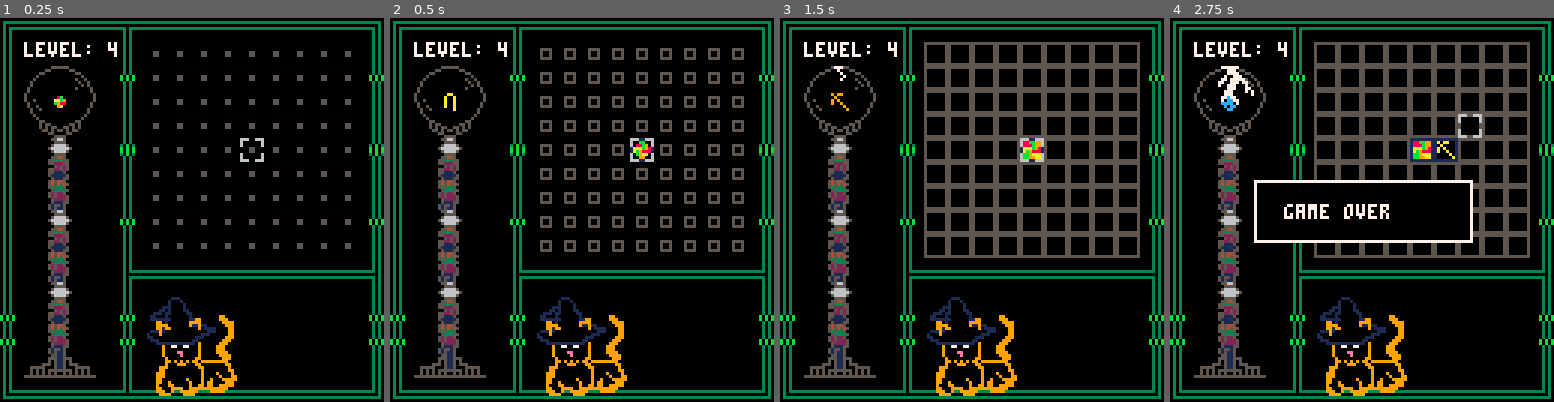
Above: before the commit, frames 1-4 (left to right).
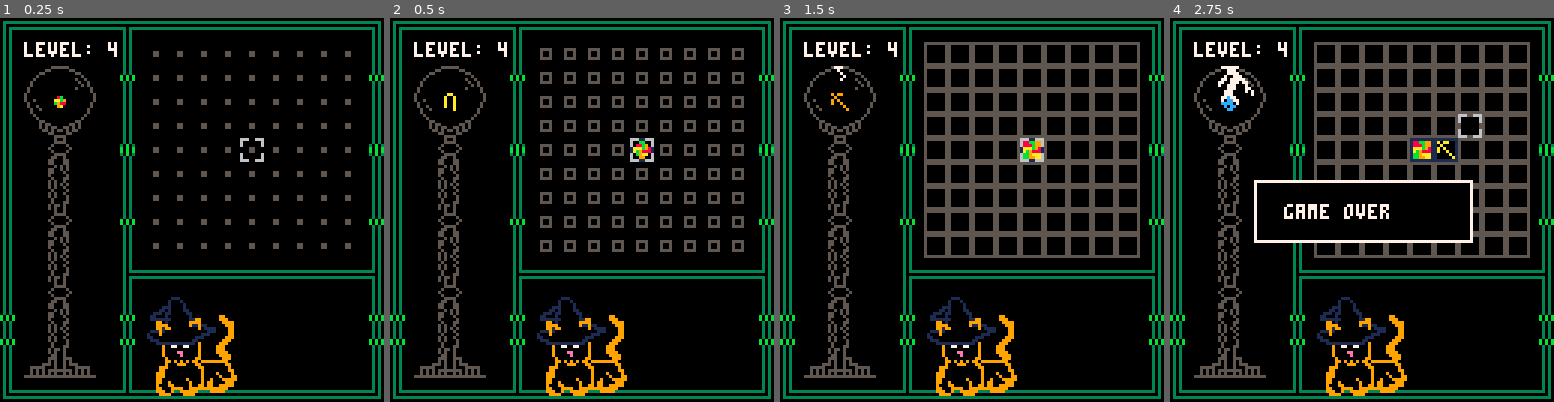
Above: after the commit, the same moments.

Repository: zvxr/wizardcat
Game: PICO-8 cartridge pixiepixie.p8
Same seed, same stepped clock (60 frames per second), same inputs: the game is played once before the commit and once after it.
Inputs:
- Up to frame 1 (0.25 s): no input
- Up to frame 2 (0.5 s): tap X (X key) at 0.33 s
- Up to frame 3 (1.5 s): tap O (Z key) at 0.7 s; tap X (X key) at 1.07 s
- Up to frame 4 (2.75 s): hold Right 1.6-2.1 s; tap O (Z key) at 1.7, 2.1, 2.5 s; tap X (X key) at 1.85 s; hold Up 2.15-2.42 s; hold Right from 2.47 s (still down)

The runs differ from the first frame. In frame 1, 1.4% of the frame differs, in the area x 13-18%, y 31-92%; in frame 2, 1.4%; in frame 3, 1.4%; in frame 4, 1.4%.

Commit message:
add staff

Diff:
--- a/game.lua
+++ b/game.lua
@@ -15,9 +15,10 @@
 function next_lv()
  lv+=1
  sfx(8)
- init_t()
  init_m()
  init_q()
+ init_s()
+ init_t()
 end
 
 function upd_input()
--- a/matrix.lua
+++ b/matrix.lua
@@ -32,7 +32,7 @@
  return true
 end
 
-function check_mlv()
+function check_mt()
  for y=1,9 do
   for x=1,9 do
    if m[y][x].g==1 then return end
@@ -84,6 +84,18 @@
   end
 end
 
+function count_mt()
+ local n=0
+ for y=1,9 do
+  for x=1,9 do
+   if m[y][x].g!=1 then
+    n+=1
+   end
+  end
+ end
+ return n
+end
+
 function put_p()
  local qp=q[q.f]
  if not empty_m(m[t.y][t.x]) or not check_m(qp,t.x,t.y) then
@@ -126,7 +138,7 @@
   sfx(7)
  end
  sfx(4)
- if check_mlv() then
+ if check_mt() then
   next_lv()
   return
  end
--- a/pixiepixie.p8
+++ b/pixiepixie.p8
@@ -7,12 +7,15 @@
 #include matrix.lua
 #include panel.lua
 #include queue.lua
+#include staff.lua
 
 t=nil
 m=nil
+lk=0
 lv=0
 q=nil
 sc=0
+s=nil
 ver = "2026.alpha1"
 
 function _draw()
@@ -20,6 +23,7 @@
   map()
   draw_lv()
   draw_m(get_lc())
+  draw_s()
   draw_t()
   draw_q()
   if q.d>=3 then
@@ -36,12 +40,14 @@
   init_t()
   init_m()
   init_q()
+  init_s()
 end
 
 function _update()
   upd_input()
   upd_m()
   upd_q()
+  upd_s()
 end
 
 __gfx__
@@ -53,14 +59,14 @@
 00700700500000056000000650505055505050055000500550000005050000500055550000000000000000000000000000000000000000000000000000000000
 00000000500000056000000655050505500500055000000550000005055555500000000000000000000000000000000000000000000000000000000000000000
 00000000555555556660066655555555555555555555555555555555000000000000000000000000000000000000000000000000000000000000000000000000
-00000000055555500000000005777550057777500000000005511500000000000556650000566500005665000056650000566500005665000303000000003030
+00000000055555500000000005777550057777500000000005511500000000000056650000566500005665000056650000566500005665000303000000003030
 00000005500000055000000050070005500770050000000055511555000000000055550000555500005555000055550000555500005555000303000000003030
 00000550000000000550000000007000000777000000000050511505000000000566665005667650056667500566665005766650056766500303000000003030
 00005000000000000005000000000700007007700000005550511505550000005666666556667665566776655777777556677665566676650303000000003030
 00050000000000000500500000007000070077000055555000511500055555000566665005676650057666500566665005666750056676500303333333333030
 00500000000000000050050000000000000070000050505055555555050505000055550000555500005555000055550000555500005555000300000000000030
-00500000000000000005050000000000000700000050505050500505050505000554450005522500055225000552250005522500055225000303333333333030
-05000000000000000500005000000000000000005555555555555555555555555533355055111550551115505511155055111550551115500303000000003030
+00500000000000000005050000000000000700000050505050500505050505000554450005544500055445000554450005544500055445000303333333333030
+05000000000000000500005000000000000000005555555555555555555555555533355055333550553335505533355055333550553335500303000000003030
 05000000000000000000005007777770000000000000000007777770000000005522255000000000000000000000000003030000000030300303000000000000
 50000000000000000000000550077705500000000000000777777777500000000052525003333333333333333333333003030000000030300303000033333333
 50000000000000000000000500077770055000000000055000777770055000005522525003000000000000000000003003030000000030300303000000000000
@@ -147,16 +153,16 @@
 2e101112002c0000000000000000002d00000000000000000000000000000000000000000000000000000000000000000000000000000000000000000000000000000000000000000000000000000000000000000000000000000000000000000000000000000000000000000000000000000000000000000000000000000000
 2e200022002e0000000000000000003e00000000000000000000000000000000000000000000000000000000000000000000000000000000000000000000000000000000000000000000000000000000000000000000000000000000000000000000000000000000000000000000000000000000000000000000000000000000
 2e303132002e0000000000000000003e00000000000000000000000000000000000000000000000000000000000000000000000000000000000000000000000000000000000000000000000000000000000000000000000000000000000000000000000000000000000000000000000000000000000000000000000000000000
-2e001800003c0000000000000000003d00000000000000000000000000000000000000000000000000000000000000000000000000000000000000000000000000000000000000000000000000000000000000000000000000000000000000000000000000000000000000000000000000000000000000000000000000000000
-2e002800002e0000000000000000003e00000000000000000000000000000000000000000000000000000000000000000000000000000000000000000000000000000000000000000000000000000000000000000000000000000000000000000000000000000000000000000000000000000000000000000000000000000000
-2e003800002e0000000000000000003e00000000000000000000000000000000000000000000000000000000000000000000000000000000000000000000000000000000000000000000000000000000000000000000000000000000000000000000000000000000000000000000000000000000000000000000000000000000
-2e001800002c0000000000000000002d00000000000000000000000000000000000000000000000000000000000000000000000000000000000000000000000000000000000000000000000000000000000000000000000000000000000000000000000000000000000000000000000000000000000000000000000000000000
-2e002800002e0000000000000000003e00000000000000000000000000000000000000000000000000000000000000000000000000000000000000000000000000000000000000000000000000000000000000000000000000000000000000000000000000000000000000000000000000000000000000000000000000000000
-2e003800001e3a3a3a3a3a3a3a3a3a1f00000000000000000000000000000000000000000000000000000000000000000000000000000000000000000000000000000000000000000000000000000000000000000000000000000000000000000000000000000000000000000000000000000000000000000000000000000000
-2e001800002e00b4000000000000003e00000000000000000000000000000000000000000000000000000000000000000000000000000000000000000000000000000000000000000000000000000000000000000000000000000000000000000000000000000000000000000000000000000000000000000000000000000000
-2c002800002c8081828300000000002d00000000000000000000000000000000000000000000000000000000000000000000000000000000000000000000000000000000000000000000000000000000000000000000000000000000000000000000000000000000000000000000000000000000000000000000000000000000
-2c003800002c9091929300000000002d00000000000000000000000000000000000000000000000000000000000000000000000000000000000000000000000000000000000000000000000000000000000000000000000000000000000000000000000000000000000000000000000000000000000000000000000000000000
-2e151617002ea0a1a2a300000000003e00000000000000000000000000000000000000000000000000000000000000000000000000000000000000000000000000000000000000000000000000000000000000000000000000000000000000000000000000000000000000000000000000000000000000000000000000000000
+2e000000003c0000000000000000003d00000000000000000000000000000000000000000000000000000000000000000000000000000000000000000000000000000000000000000000000000000000000000000000000000000000000000000000000000000000000000000000000000000000000000000000000000000000
+2e000000002e0000000000000000003e00000000000000000000000000000000000000000000000000000000000000000000000000000000000000000000000000000000000000000000000000000000000000000000000000000000000000000000000000000000000000000000000000000000000000000000000000000000
+2e000000002e0000000000000000003e00000000000000000000000000000000000000000000000000000000000000000000000000000000000000000000000000000000000000000000000000000000000000000000000000000000000000000000000000000000000000000000000000000000000000000000000000000000
+2e000000002c0000000000000000002d00000000000000000000000000000000000000000000000000000000000000000000000000000000000000000000000000000000000000000000000000000000000000000000000000000000000000000000000000000000000000000000000000000000000000000000000000000000
+2e000000002e0000000000000000003e00000000000000000000000000000000000000000000000000000000000000000000000000000000000000000000000000000000000000000000000000000000000000000000000000000000000000000000000000000000000000000000000000000000000000000000000000000000
+2e000000001e3a3a3a3a3a3a3a3a3a1f00000000000000000000000000000000000000000000000000000000000000000000000000000000000000000000000000000000000000000000000000000000000000000000000000000000000000000000000000000000000000000000000000000000000000000000000000000000
+2e000000002e00b4000000000000003e00000000000000000000000000000000000000000000000000000000000000000000000000000000000000000000000000000000000000000000000000000000000000000000000000000000000000000000000000000000000000000000000000000000000000000000000000000000
+2c000000002c8081828300000000002d00000000000000000000000000000000000000000000000000000000000000000000000000000000000000000000000000000000000000000000000000000000000000000000000000000000000000000000000000000000000000000000000000000000000000000000000000000000
+2c000000002c9091929300000000002d00000000000000000000000000000000000000000000000000000000000000000000000000000000000000000000000000000000000000000000000000000000000000000000000000000000000000000000000000000000000000000000000000000000000000000000000000000000
+2e150017002ea0a1a2a300000000003e00000000000000000000000000000000000000000000000000000000000000000000000000000000000000000000000000000000000000000000000000000000000000000000000000000000000000000000000000000000000000000000000000000000000000000000000000000000
 393a3a3a3a3fb0b1b2b33a3a3a3a3a3b00000000000000000000000000000000000000000000000000000000000000000000000000000000000000000000000000000000000000000000000000000000000000000000000000000000000000000000000000000000000000000000000000000000000000000000000000000000
 0100000000000000000000000000000001000000000000000000000000000000000000000000000000000000000000000000000000000000000000000000000000000000000000000000000000000000000000000000000000000000000000000000000000000000000000000000000000000000000000000000000000000000
 
--- /dev/null
+++ b/staff.lua
@@ -0,0 +1,53 @@
+function draw_s()
+ local f=flr(count_mt()*28/81)
+ local n
+
+ pal(1,f>0 and get_lc() or 0)
+ spr(22,16,112)
+ pal()
+
+ f-=1
+ for i=0,8 do
+  n=mid(0,f,3)
+  if i%3==0 then
+   pal(1,n>0 and get_lc() or 0)
+   pal(2,n>1 and get_lc() or 0)
+   pal(3,n>2 and get_lc() or 0)
+   spr(56,16,104-i*8)
+  elseif i%3==1 then
+   pal(4,n>0 and get_lc() or 0)
+   pal(1,n>1 and get_lc() or 0)
+   pal(2,n>2 and get_lc() or 0)
+   spr(40,16,104-i*8)
+  else
+    if n>2 and s.a>0 then
+    pal(3,n>0 and get_lc() or 0)
+    pal(4,n>1 and get_lc() or 0)
+    pal(6,get_lc())
+    spr(24+mid(1,flr((s.a-1)/4)+1,5),16,104-i*8)
+   else
+    pal(3,n>0 and get_lc() or 0)
+    pal(4,n>1 and get_lc() or 0)
+    pal(6,n>2 and get_lc() or 0)
+    spr(24,16,104-i*8)
+   end
+  end
+  pal()
+  f-=3
+ end
+end
+
+function init_s()
+ s={a=0,o=0}
+end
+
+function upd_s()
+ if s.a>0 then
+  s.a-=1
+ elseif rnd(3000)<1+s.o then
+  s.a=24
+  s.o=0
+  return
+  end
+ s.o+=1
+end
Not shown, changed: DOCS.md
